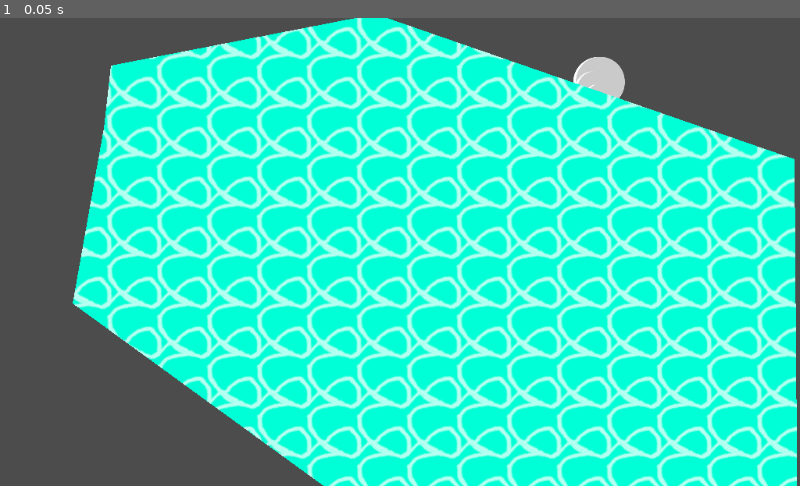
Above: before the commit, frame 1.
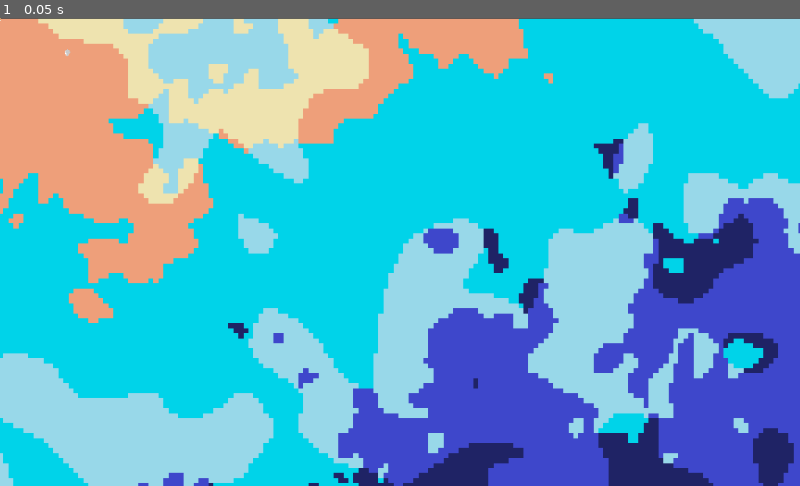
Above: after the commit, the same moment.

Repository: mtaubert/hermit
Game: Godot game, scene res://Scenes/Game.tscn
The game is run twice, just before and just after one commit, with the same random seed, the same clock (stepped at 60 frames per second) and the same inputs. After the commit the project has no main scene; this scene is started directly in both runs.
Inputs:
- Up to frame 1 (0.05 s): no input

The runs differ from the first frame. In frame 1, 100% of the frame differs, in the area x 0-100%, y 0-100%.
Error before the commit: Parse Error: ':' expected at end of line. (res://Scripts/World.gd:65)
Error after the commit: Invalid set index 'wait_time' (on base: 'null instance') with value of type 'float'. (res://Scripts/Global_Scripts/player_crab.gd:19)

Commit message:
fixed bug and added shell back to game

Diff:
--- a/Scenes/Game.tscn
+++ b/Scenes/Game.tscn
@@ -1,12 +1,12 @@
-[gd_scene load_steps=7 format=2]
+[gd_scene load_steps=8 format=2]
 
 [ext_resource path="res://Scripts/Game.gd" type="Script" id=1]
 [ext_resource path="res://Assets/world_tiles.tres" type="TileSet" id=2]
 [ext_resource path="res://Scripts/World.gd" type="Script" id=3]
-[ext_resource path="res://Scenes/Prefabs/collectible_shell.tscn" type="PackedScene" id=4]
-[ext_resource path="res://Scenes/Prefabs/player_crab.tscn" type="PackedScene" id=5]
+[ext_resource path="res://Scenes/Prefabs/player_crab.tscn" type="PackedScene" id=4]
+[ext_resource path="res://Scenes/Prefabs/collectible_shell.tscn" type="PackedScene" id=5]
 
-[sub_resource type="Image" id=1]
+[sub_resource type="Image" id=3]
 data = {
 "data": PoolByteArray( 0, 255, 216, 0, 255, 216, 0, 255, 216, 0, 255, 216, 0, 255, 216, 0, 255, 216, 0, 255, 216, 0, 25 …(55835 unchanged characters)…
 "format": "RGB8",
@@ -30,14 +30,18 @@
 
 [node name="Sorter" type="YSort" parent="World"]
 
-[node name="shell" parent="World/Sorter" instance=ExtResource( 4 )]
-position = Vector2( 772.71, 95.2004 )
+[node name="Node2D" parent="World/Sorter" instance=ExtResource( 4 )]
+
+[node name="Node2D2" parent="World/Sorter" instance=ExtResource( 5 )]
+position = Vector2( 890.837, 444.665 )
 
 [node name="Polygon2D" type="Polygon2D" parent="World"]
+visible = false
 texture = SubResource( 2 )
 polygon = PoolVector2Array( 133.296, 141.313, 92.5978, 365.906, 1024.13, 1044.21, 1016.6, 180.503, 481.491, -4.89922, 142.34, 61.4237 )
 
 [node name="Temp_Camera" type="Camera2D" parent="."]
 position = Vector2( 5140.88, 2990.27 )
+current = true
 zoom = Vector2( 10, 10 )
 drag_margin_h_enabled = false
--- a/Scripts/World.gd
+++ b/Scripts/World.gd
@@ -62,4 +62,5 @@
 
 onready var rock = load("res://Scenes/Prefabs/Rocks.tscn")
 func spawn_objects():
-	for x in range(worldSize.x)
+	for x in range(worldSize.x):
+		pass
--- a/project.godot
+++ b/project.godot
@@ -16,7 +16,6 @@
 [application]
 
 config/name="Hermit"
-run/main_scene="res://Scenes/Game.tscn"
 config/icon="res://icon.png"
 
 [autoload]
@@ -45,11 +44,6 @@
 "events": [ Object(InputEventKey,"resource_local_to_scene":false,"resource_name":"","device":0,"alt":false,"shift":false,"control":false,"meta":false,"command":false,"pressed":false,"scancode":68,"unicode":0,"echo":false,"script":null)
  ]
 }
-interact={
-"deadzone": 0.5,
-"events": [ Object(InputEventKey,"resource_local_to_scene":false,"resource_name":"","device":0,"alt":false,"shift":false,"control":false,"meta":false,"command":false,"pressed":false,"scancode":70,"unicode":0,"echo":false,"script":null)
- ]
-}
 
 [rendering]
 
Not shown: 1 places in Scenes/Game.tscn that only renumber resources
